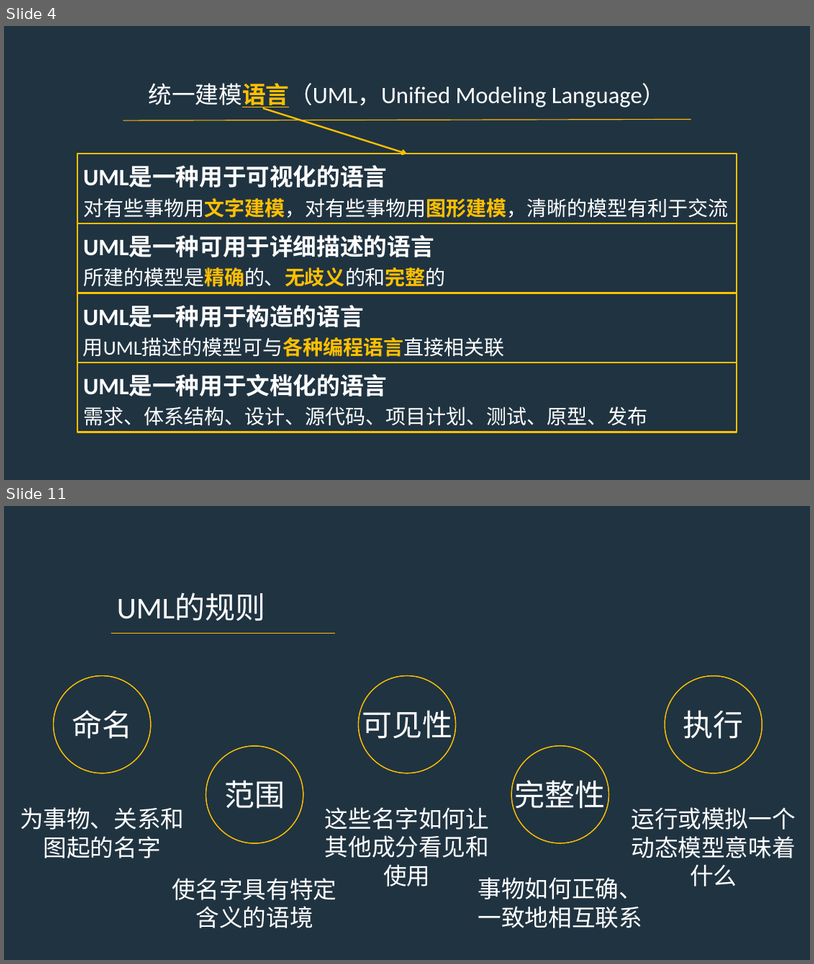
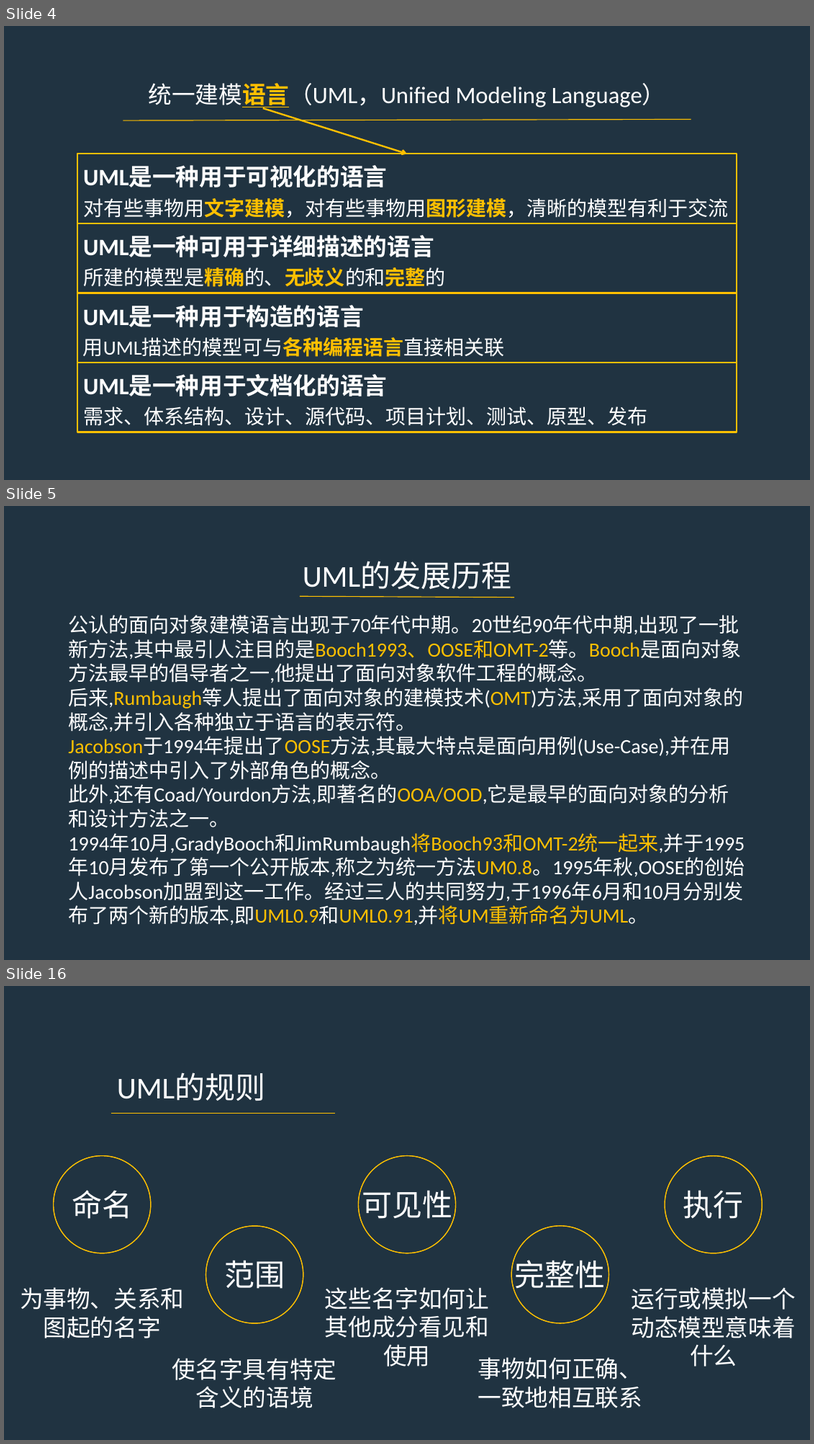
Before and after one commit to PRD2017-G07/G07-teamwork, a slide deck: 0PPT/UML概述.pptx. Shown one above the other, each under a label of ours: slides 4 and 11 before the commit, slides 4, 5 and 16 after it; the slides between them are not shown. The pictures are 814x964 and 814x1444 pixels, drawn with LibreOffice and Linux fonts; fonts in the diff are those of the drawing. Boxes give left, top, right and bottom in pixels: in the first picture for what was removed or moved away, otherwise in the second. Text is boxed around its words. In the diff, an @@ line names an element or a change of style, - is before the commit and + after.

```diff
--- a/0PPT/UML概述.pptx
+++ b/0PPT/UML概述.pptx
@@ slide 5 added at bbox=[4, 506, 810, 960], background #203341 @@
@@ text added at bbox=[303, 561, 512, 590], 36 pt, text #FFFFFF @@
+UML的发展历程
@@ line added from (300, 596) to (514, 597), #FFC000 1 pt @@
@@ text added at bbox=[68, 615, 745, 925], 24 pt, text #FFFFFF @@
+公认的面向对象建模语言出现于70年代中期。20世纪90年代中期,出现了一批新方法,其中最引人注目的是Booch1993、OOSE和OMT-2等。Booch是面向对象方法最早的倡导者之一,他提出了面向对象软件工程的概念。
+后来,Rumbaugh等人提出了面向对象的建模技术(OMT)方法,采用了面向对象的概念,并引入各种独立于语言的表示符。
+Jacobson于1994年提出了OOSE方法,其最大特点是面向用例(Use-Case),并在用例的描述中引入了外部角色的概念。
+此外,还有Coad/Yourdon方法,即著名的OOA/OOD,它是最早的面向对象的分析和设计方法之一。
+1994年10月,GradyBooch和JimRumbaugh将Booch93和OMT-2统一起来,并于1995年10月发布了第一个公开版本,称之为统一方法UM0.8。1995年秋,OOSE的创始人Jacobson加盟到这一工作。经过三人的共同努力,于1996年6月和10月分别发布了两个新的版本,即UML0.9和UML0.91,并将UM重新命名为UML。
@@ what was slide 11 is now slide 16 @@
```
Also in this commit, not shown: 8 slides changed, 6 other slides added, 1 slide removed.
